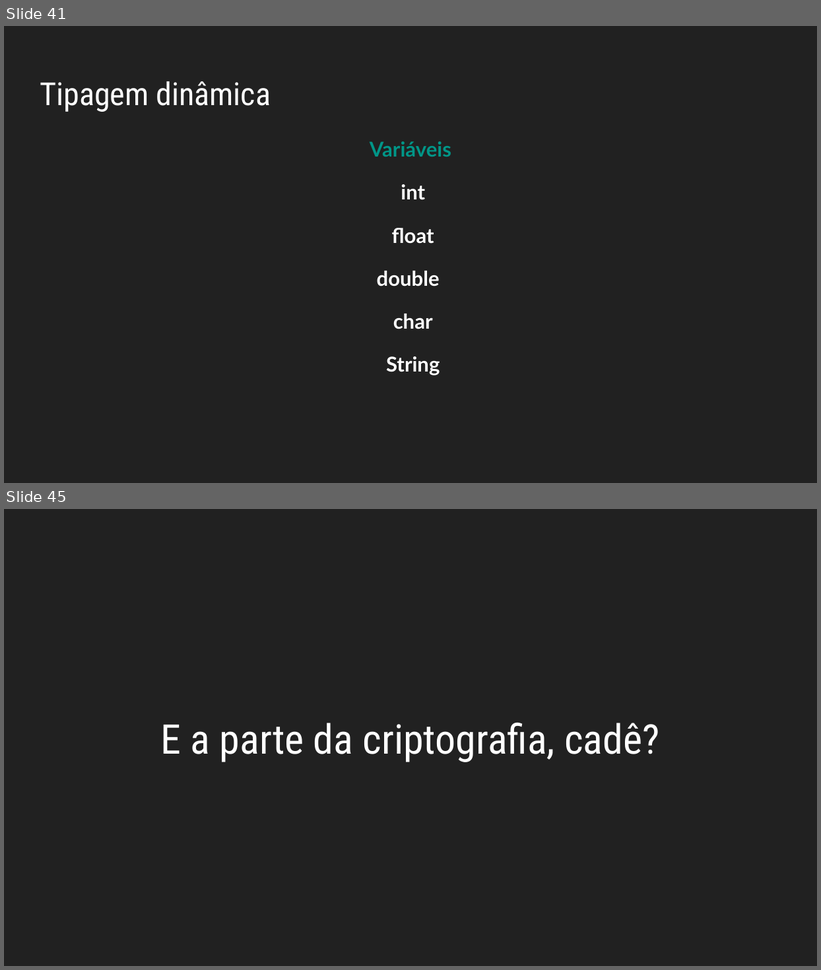
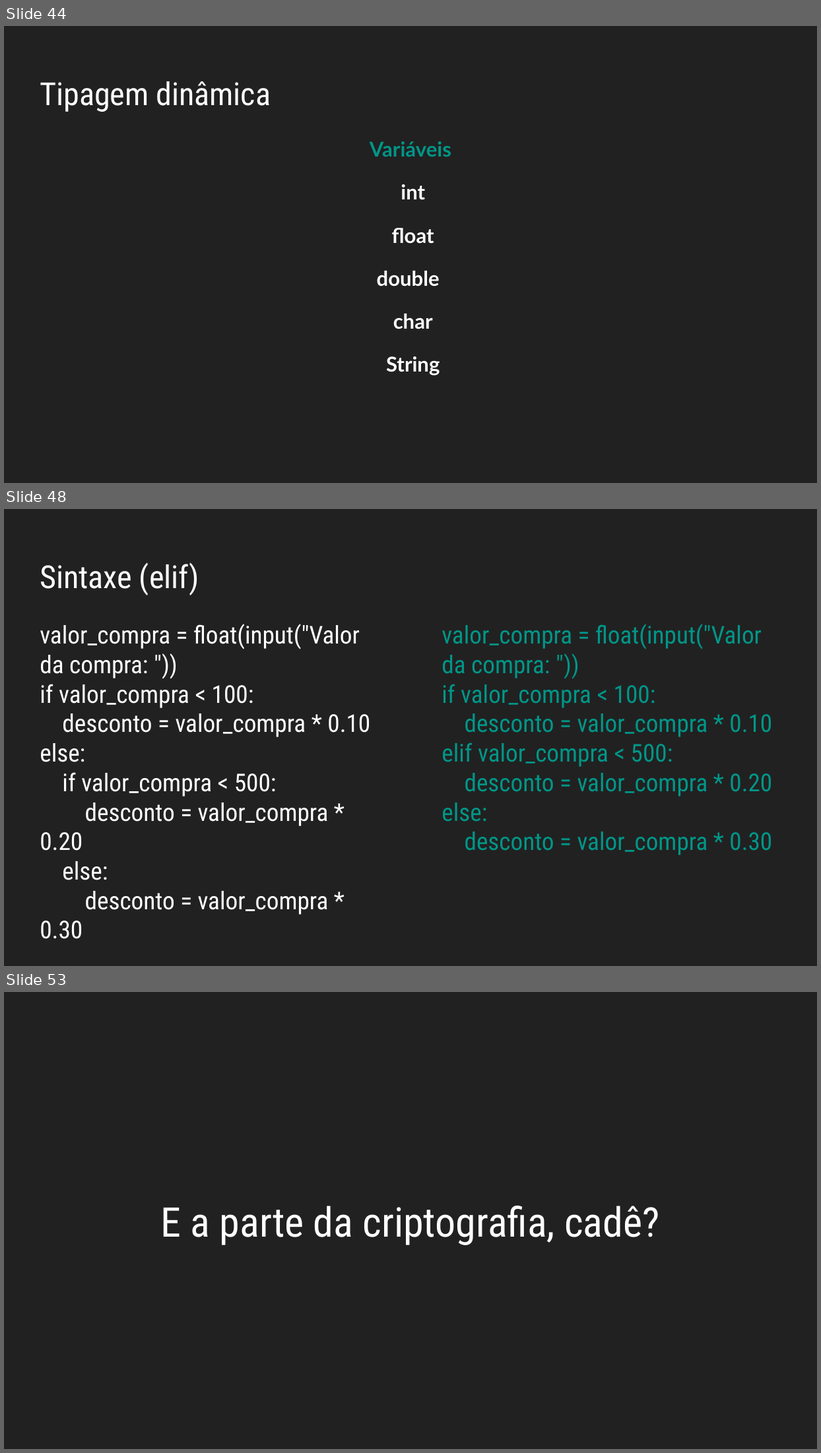
Before and after one commit to allythy/Palestras, a slide deck: Minicurso Do Terminal GNU-Linux ao Python/VI Workshop da Escola de Engenharias e TI.odp. Shown one above the other, each under a label of ours: slides 41 and 45 before the commit, slides 44, 48 and 53 after it; the slides between them are not shown. The pictures are 821x970 and 821x1453 pixels, drawn with LibreOffice and Linux fonts; fonts in the diff are those of the drawing. Boxes give left, top, right and bottom in pixels: in the first picture for what was removed or moved away, otherwise in the second. Text is boxed around its words. In the diff, an @@ line names an element or a change of style, - is before the commit and + after.

```diff
--- a/Minicurso Do Terminal GNU-Linux ao Python/VI Workshop da Escola de Engenharias e TI.odp
+++ b/Minicurso Do Terminal GNU-Linux ao Python/VI Workshop da Escola de Engenharias e TI.odp
@@ slide 48 added at (4, 509, 817, 966), background #212121 @@
@@ title added at (40, 562, 199, 595), 31 pt, text #FFFFFF @@
+Sintaxe (elif)
@@ text added at (40, 624, 370, 915), 24 pt, text #FFFFFF @@
+valor_compra = float(input("Valor da compra: "))
+if valor_compra < 100:
+desconto = valor_compra * 0.10
+else:
+if valor_compra < 500:
+desconto = valor_compra * 0.20
+else:
+desconto = valor_compra * 0.30
@@ text added at (442, 624, 772, 855), 24 pt, text #009688 @@
+valor_compra = float(input("Valor da compra: "))
+if valor_compra < 100:
+desconto = valor_compra * 0.10
+elif valor_compra < 500:
+desconto = valor_compra * 0.20
+else:
+desconto = valor_compra * 0.30
@@ what was slide 41 is now slide 44 @@
@@ what was slide 45 is now slide 53 @@
```
Also in this commit, not shown: 3 slides changed, 10 other slides added, 2 slides removed, 2 other files.
